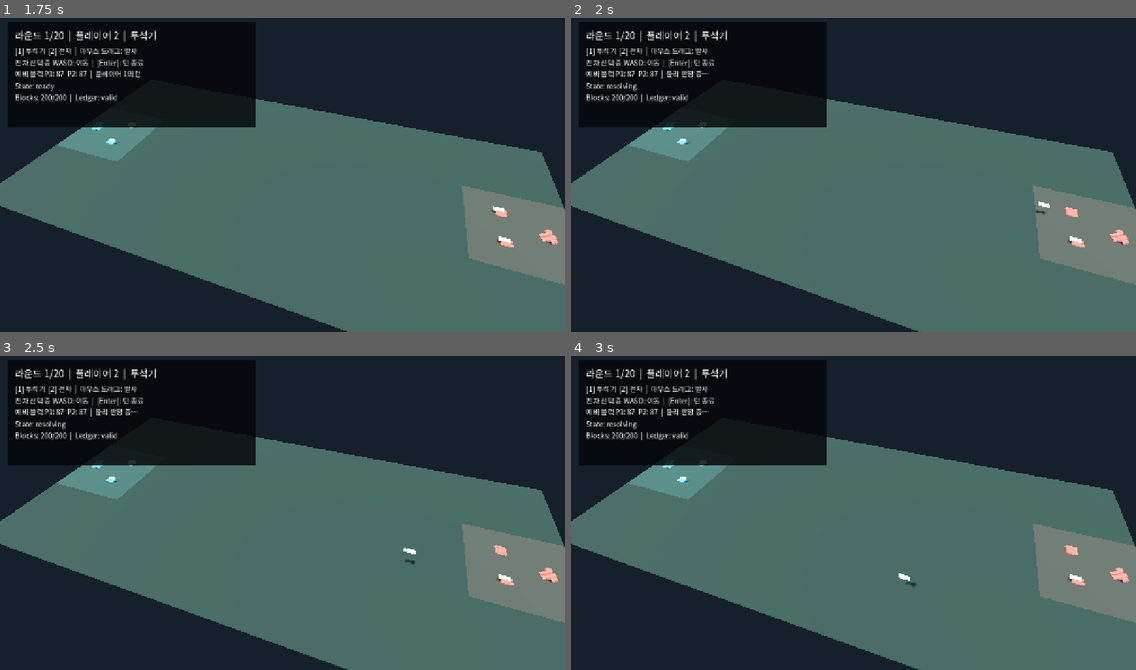
Above: before the commit, frames 1-4 (two rows, left to right).
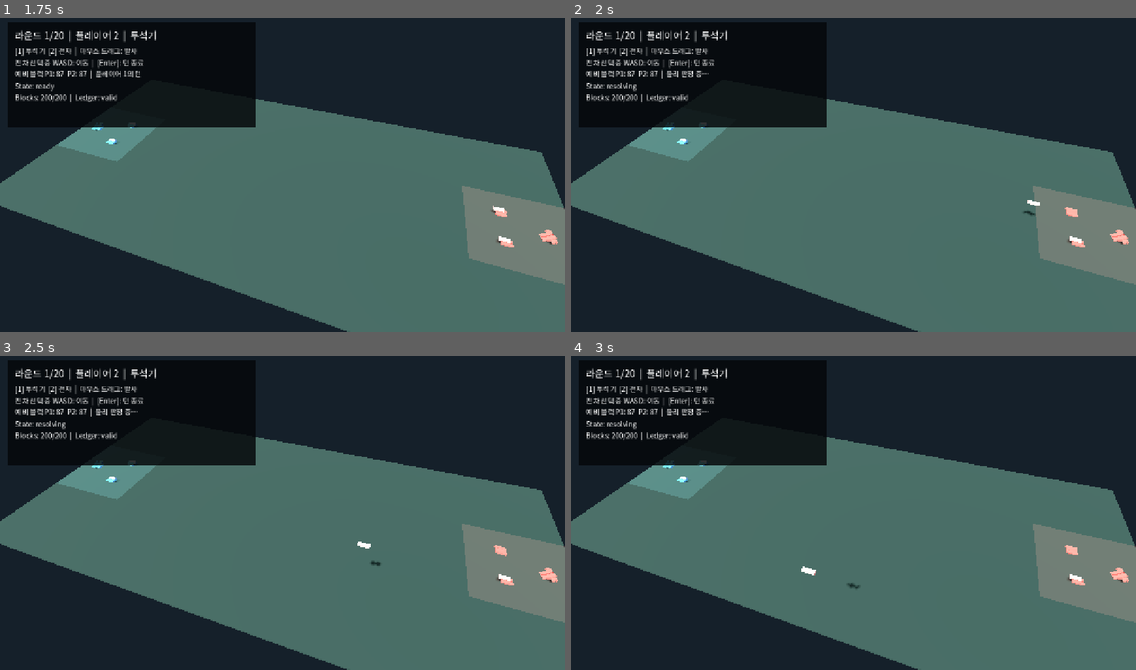
Above: after the commit, the same moments.

Repository: seo077/block_siege
Game: Godot game, scene res://main.tscn
Two runs of this game, one before a commit and one after it. Both use one fixed random seed, a clock stepped at 60 frames per second and the inputs below.
Inputs (mouse positions are in pixels of both pictures, inside the frame that each line leads up to):
- Up to frame 1 (1.75 s): tap Enter at 0.5 s; move the mouse to (254, 237) at 0.52 s; hold W 0.53-1.25 s; tap 1 at 0.6 s; click (254, 237) at 0.67 s; tap Space at 1.25 s; drag from (452, 222) to (254, 237) at 1.27 s
- Up to frame 2 (2 s): no input
- Up to frame 3 (2.5 s): move the mouse to (113, 462) at 2.02 s; hold A from 2.03 s (still down); tap Enter at 2.1 s
- Up to frame 4 (3 s): release A at 2.75 s; drag from (881, 509) to (684, 462) at 2.77 s

Frame 1 is identical in both runs. In frame 2, less than 0.1% of the frame differs, in the area x 80-85%, y 57-64%; in frame 3, 0.1%; in frame 4, 0.1%, in the area x 40-61%, y 66-75%.

Commit message:
fix(combat): make catapult range resolve playably [T-018, REQ-015, REQ-016]

Diff:
--- a/scripts/main.gd
+++ b/scripts/main.gd
@@ -389,6 +389,7 @@
 func advance_resolution(delta: float) -> void:
 	if resolution_state == null:
 		return
+	stop_projectile_outside_field()
 	var result := resolution_state.advance_fixed_tick(delta, collect_resolution_motion())
 	resolve_elapsed = resolution_state.elapsed
 	quiet_elapsed = resolution_state.quiet_elapsed
@@ -464,13 +465,33 @@
 	var base_elevation := 0.72 if weapon_index == 0 else 0.16
 	var elevation := clampf(base_elevation - drag.y / 360.0, 0.05, 1.25)
 	var direction := (forward + camera_right * lateral + Vector3.UP * elevation).normalized()
-	var impulse_magnitude := lerpf(4.0, 18.0, clampf(drag.length(), 24.0, 240.0) / 240.0)
+	# A catapult's useful power band must span the field, while retaining enough
+	# separation between short, medium, and full drags to make aiming meaningful.
+	var minimum_impulse := 7.0 if weapon_index == 0 else 4.0
+	var maximum_impulse := 27.0 if weapon_index == 0 else 18.0
+	var power_ratio := clampf((drag.length() - 24.0) / 216.0, 0.0, 1.0)
+	var impulse_magnitude := lerpf(minimum_impulse, maximum_impulse, power_ratio)
 	return {
 		"accepted": true,
 		"normalized_direction": direction,
 		"impulse_magnitude": impulse_magnitude,
 		"impulse": direction * impulse_magnitude,
 	}
+
+
+func stop_projectile_outside_field() -> bool:
+	if resolution_state == null:
+		return false
+	var projectile := body_for_block(resolution_state.shot_block_id)
+	if projectile == null or not is_instance_valid(projectile):
+		return false
+	var position := projectile.global_position if projectile.is_inside_tree() else projectile.position
+	if absf(position.x) < FIELD_SIZE.x * 0.5 and absf(position.z) < FIELD_SIZE.y * 0.5 and position.y >= -2.0:
+		return false
+	projectile.linear_velocity = Vector3.ZERO
+	projectile.angular_velocity = Vector3.ZERO
+	projectile.freeze = true
+	return true
 
 
 func web_test_snapshot() -> Dictionary:
@@ -577,6 +598,8 @@
 		projectile.position = origin
 	projectile.linear_velocity = Vector3.ZERO
 	projectile.angular_velocity = Vector3.ZERO
+	projectile.linear_damp = 0.08
+	projectile.angular_damp = 2.0
 	projectile.add_to_group("projectile")
 	projectile.apply_central_impulse(impulse)
 	return projectile
--- a/tests/regression_runner.gd
+++ b/tests/regression_runner.gd
@@ -62,6 +62,10 @@
 			return _verify_utf8_hud()
 		"REQ-013":
 			return _verify_drag_launch()
+		"REQ-015":
+			return _verify_catapult_range()
+		"REQ-016":
+			return _verify_bounded_resolution()
 		_:
 			push_error("Unknown requirement: %s" % requirement)
 			return false
@@ -168,6 +172,86 @@
 		impulses.append(main.launch_solution(0, 0, Vector2(length, 0)).impulse_magnitude)
 	main.free()
 	return impulses[0] < impulses[1] and impulses[1] < impulses[2]
+
+func _sample_catapult_progress(player_index: int, drag_length: float) -> Dictionary:
+	var main := Main.new()
+	var solution: Dictionary = main.launch_solution(player_index, 0, Vector2(0, -drag_length))
+	main.free()
+	if not solution.get("accepted", false):
+		return {"maximum": -INF, "behind": true, "reached": false}
+	var direction_sign := 1.0 if player_index == 0 else -1.0
+	var origin_x := -23.5 if player_index == 0 else 23.5
+	var position := Vector3(origin_x, 0.55, -2.0)
+	var velocity: Vector3 = solution.impulse
+	var maximum := 0.0
+	var behind := false
+	var reached := false
+	for tick in 800:
+		velocity += Vector3.DOWN * 9.8 * 0.01
+		position += velocity * 0.01
+		var progress := (position.x - origin_x) * direction_sign
+		maximum = maxf(maximum, progress)
+		behind = behind or progress < -0.0001
+		if (player_index == 0 and position.x >= 20.0) or (player_index == 1 and position.x <= -20.0):
+			reached = true
+		if position.y <= 0.1:
+			break
+	return {"maximum": maximum, "behind": behind, "reached": reached}
+
+func _verify_catapult_range() -> bool:
+	for player_index in 2:
+		var samples: Array = []
+		for drag_length in [40.0, 120.0, 240.0]:
+			samples.append(_sample_catapult_progress(player_index, drag_length))
+		if samples.any(func(sample): return sample.behind):
+			return false
+		if not (samples[0].maximum < samples[1].maximum and samples[1].maximum < samples[2].maximum):
+			return false
+		if not samples[2].reached:
+			return false
+	return true
+
+func _verify_bounded_resolution() -> bool:
+	for boundary_position in [Vector3(30.0, 1.0, 0.0), Vector3(-30.0, 1.0, 0.0), Vector3(0.0, 1.0, 15.0), Vector3(0.0, 1.0, -15.0), Vector3(0.0, -2.01, 0.0)]:
+		var main := Main.new()
+		root.add_child(main)
+		main.create_match()
+		var attacker = main.match_state.players[0]
+		if not main.fire_weapon(attacker.id, attacker.weapons[0].id, Vector2(0, -240)):
+			main.free()
+			return false
+		var shot_id: int = main.resolution_state.shot_block_id
+		var projectile = main.body_for_block(shot_id)
+		projectile.position = boundary_position
+		projectile.linear_velocity = Vector3(3, 4, 5)
+		projectile.angular_velocity = Vector3.ONE
+		if not main.stop_projectile_outside_field() or not projectile.freeze:
+			main.free()
+			return false
+		if projectile.linear_velocity != Vector3.ZERO or projectile.angular_velocity != Vector3.ZERO or main.body_for_block(shot_id) != projectile:
+			main.free()
+			return false
+		var turn_before: int = main.match_state.active_player_id
+		main.end_turn()
+		if main.match_state.active_player_id != turn_before:
+			main.free()
+			return false
+		for tick in 15:
+			main.advance_resolution(0.1)
+		if main.current_adjudication_state() not in [&"ready", &"final"] or main.match_state.resolution_apply_count() != 1:
+			main.free()
+			return false
+		main.finish_shot_resolution()
+		if main.match_state.resolution_apply_count() != 1:
+			main.free()
+			return false
+		main.create_ui()
+		main.update_ui()
+		if main.current_adjudication_state() == &"ready" and not main.hint_label.text.contains("[Enter]: 턴 종료"):
+			main.free()
+			return false
+		main.free()
+	return true
 
 func _verify_fixed_scenario() -> bool:
 	var first := FixedScenario.build()
